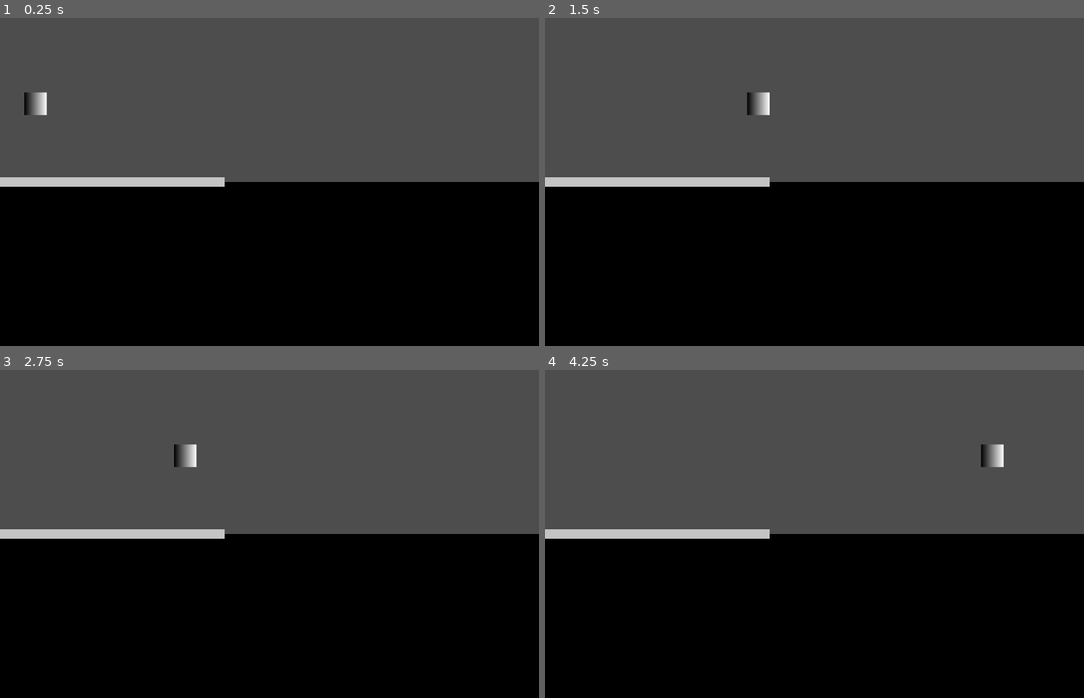
Above: before the commit, frames 1-4 (two rows, left to right).
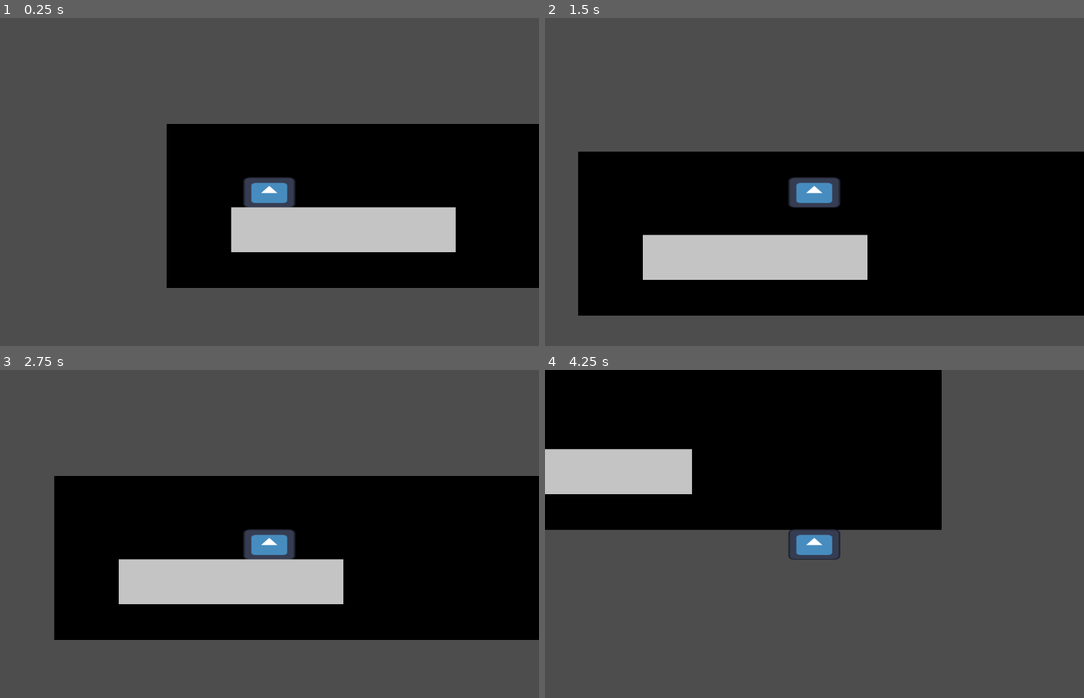
Above: after the commit, the same moments.

Repository: Globs-United/Project
Game: Godot game, scene res://lvl1.tscn
Two runs of this game, one before a commit and one after it. Both use one fixed random seed, a clock stepped at 60 frames per second and the inputs below. Before the commit the project starts from res://node_2d.tscn. The engine's default icon, where the game draws it, is replaced by a stand-in: a white triangle on a blue panel in a dark square.
Inputs:
- Up to frame 1 (0.25 s): no input
- Up to frame 2 (1.5 s): tap Enter at 0.5 s; hold Right (moveRight) from 0.53 s (still down); tap Space (jump, bound only after the commit) at 0.6, 0.77, 1.07, 1.35 s
- Up to frame 3 (2.75 s): tap Space (jump, bound only after the commit) at 1.52, 1.82, 2.1 s; release Right (moveRight) at 2.03 s; hold Left (moveLeft) from 2.03 s (still down)
- Up to frame 4 (4.25 s): release Left (moveLeft) at 2.78 s; hold Right (moveRight) from 2.78 s (still down); tap Space (jump, bound only after the commit) at 2.85, 3.02, 3.32, 3.6, 3.77, 4.07 s

The runs differ from the first frame. In frame 1, 47% of the frame differs, in the area x 0-100%, y 22-100%; in frame 2, 28%; in frame 3, 44%; in frame 4, 87%, in the area x 0-100%, y 0-100%.

Commit message:
fixed player and wall, added organization

Diff:
--- /dev/null
+++ b/lvl1.tscn
@@ -0,0 +1,21 @@
+[gd_scene load_steps=5 format=3 uid="uid://c8cicg3xt0mk8"]
+
+[ext_resource type="Texture2D" uid="uid://ccbim107j7xxo" path="res://sprites/2025_03_29_0iw_Kleki.png" id="1_wg0iv"]
+[ext_resource type="Script" uid="uid://caa25t2cwn6p6" path="res://scripts/bottom.gd" id="2_ok8r0"]
+[ext_resource type="PackedScene" uid="uid://bqao8gba5f2ao" path="res://object_scenes/player.tscn" id="3_audra"]
+[ext_resource type="PackedScene" uid="uid://dgy4yrqbl7mvj" path="res://object_scenes/wall.tscn" id="4_x7kom"]
+
+[node name="Lvl 1" type="Node2D"]
+
+[node name="bottom (temp)" type="Sprite2D" parent="."]
+z_index = -5
+position = Vector2(76, 577)
+texture = ExtResource("1_wg0iv")
+script = ExtResource("2_ok8r0")
+
+[node name="Player" parent="." instance=ExtResource("3_audra")]
+position = Vector2(220, 456)
+
+[node name="Wall" parent="." instance=ExtResource("4_x7kom")]
+position = Vector2(378, 576)
+scale = Vector2(5, 1)
--- /dev/null
+++ b/object_scenes/player.tscn
@@ -0,0 +1,33 @@
+[gd_scene load_steps=5 format=3 uid="uid://bqao8gba5f2ao"]
+
+[ext_resource type="Script" uid="uid://ban3pi4l6d7iy" path="res://scripts/player.gd" id="1_4flbx"]
+[ext_resource type="Texture2D" uid="uid://3bpxaef7r5vt" path="res://icon.svg" id="2_onrkg"]
+
+[sub_resource type="SpriteFrames" id="SpriteFrames_i3pqv"]
+animations = [{
+"frames": [{
+"duration": 1.0,
+"texture": ExtResource("2_onrkg")
+}],
+"loop": true,
+"name": &"test",
+"speed": 5.0
+}]
+
+[sub_resource type="RectangleShape2D" id="RectangleShape2D_sh265"]
+size = Vector2(110, 64)
+
+[node name="Player" type="CharacterBody2D"]
+script = ExtResource("1_4flbx")
+
+[node name="AnimatedSprite2D" type="AnimatedSprite2D" parent="."]
+position = Vector2(-0.499999, 22.5)
+scale = Vector2(0.867188, 0.507813)
+sprite_frames = SubResource("SpriteFrames_i3pqv")
+animation = &"test"
+
+[node name="CollisionShape2D" type="CollisionShape2D" parent="."]
+position = Vector2(0, 22)
+shape = SubResource("RectangleShape2D_sh265")
+
+[node name="Camera2D" type="Camera2D" parent="."]
--- /dev/null
+++ b/object_scenes/wall.tscn
@@ -0,0 +1,19 @@
+[gd_scene load_steps=4 format=3 uid="uid://dgy4yrqbl7mvj"]
+
+[ext_resource type="Texture2D" uid="uid://cw7jv13e5djli" path="res://sprites/grey.png" id="1_xxgf6"]
+[ext_resource type="Script" uid="uid://bo555vpjdrsej" path="res://scripts/wall.gd" id="1_y4f30"]
+
+[sub_resource type="RectangleShape2D" id="RectangleShape2D_y4f30"]
+size = Vector2(96, 96)
+
+[node name="Wall" type="StaticBody2D"]
+script = ExtResource("1_y4f30")
+metadata/_edit_group_ = true
+
+[node name="CollisionShape2D" type="CollisionShape2D" parent="."]
+shape = SubResource("RectangleShape2D_y4f30")
+
+[node name="Grey" type="Sprite2D" parent="."]
+position = Vector2(0, 3.05176e-05)
+scale = Vector2(0.96, 0.96)
+texture = ExtResource("1_xxgf6")
--- /dev/null
+++ b/playerf.gd
@@ -0,0 +1,33 @@
+extends Area2D
+
+@export var speed = 400;
+var velocity = Vector2.ZERO;
+
+var screen_size;
+
+func _ready():
+	screen_size = get_viewport_rect().size
+
+func _process(delta):
+	velocity *= 0;
+	if Input.is_action_pressed("moveRight"):
+		velocity.x += 1
+	if Input.is_action_pressed("moveLeft"):
+		velocity.x -= 1
+	if Input.is_action_pressed("moveDown"):
+		velocity.y += 1
+	if Input.is_action_pressed("moveUp"):
+		velocity.y -= 1
+
+	if velocity.length() > 0:
+		velocity = velocity.normalized() * speed
+
+	position += velocity * delta
+	position = position.clamp(Vector2.ZERO, screen_size)
+"""
+func _physics_process(delta):
+	var collision_info = move_and_collide(velocity * delta)
+	if collision_info:
+		print(1);
+		#velocity = velocity.bounce(collision_info.get_normal())
+"""
--- a/project.godot
+++ b/project.godot
@@ -45,6 +45,11 @@
 , Object(InputEventKey,"resource_local_to_scene":false,"resource_name":"","device":-1,"window_id":0,"alt_pressed":false …(183 unchanged characters)…
 ]
 }
+jump={
+"deadzone": 0.2,
+"events": [Object(InputEventKey,"resource_local_to_scene":false,"resource_name":"","device":0,"window_id":0,"alt_pressed":false,"shift_pressed":false,"ctrl_pressed":false,"meta_pressed":false,"pressed":false,"keycode":0,"physical_keycode":32,"key_label":0,"unicode":0,"location":0,"echo":false,"script":null)
+]
+}
 
 [rendering]
 
--- /dev/null
+++ b/scripts/bottom.gd
@@ -0,0 +1,9 @@
+extends Sprite2D
+
+var screen_size;
+
+func _ready():
+	screen_size = get_viewport_rect().size
+
+	position = Vector2(screen_size.x / 2, screen_size.y * 3 / 4);
+	scale    = Vector2(screen_size.x / 100, screen_size.y / 200);
--- /dev/null
+++ b/scripts/player.gd
@@ -0,0 +1,62 @@
+extends CharacterBody2D
+
+const SPEED = 300.0
+const JUMP_VELOCITY = -500.0
+var gravity = ProjectSettings.get_setting("physics/2d/default_gravity")
+var jump_check = false
+var playerstate = "idle"
+	#idle, run, jump
+
+
+#I said screw it and ripped code from my previous game jam since it didn't autofill to something like this, like I what occurred last time
+
+func _physics_process(delta: float) -> void:
+
+	# Add the gravity.  (+update is_in_air)
+	if not is_on_floor():
+		velocity += get_gravity() * delta
+		#falling?
+		if velocity.y < 0:
+			playerstate = "jump"
+
+	# Handle jump.
+	if Input.is_action_just_pressed("jump") and is_on_floor():
+		velocity.y = JUMP_VELOCITY
+		playerstate = "jump"
+
+	#dynamic jump, only letting occur once due to spamming == flying
+	if Input.is_action_just_released("jump") and velocity.y < 0:
+		if not jump_check:
+			velocity.y = JUMP_VELOCITY / 2
+		jump_check = true
+
+
+	if is_on_floor() and velocity.x < 0:
+		$AnimatedSprite2D.flip_h = true
+		playerstate = "run"
+	elif is_on_floor() and velocity.x > 0:
+		$AnimatedSprite2D.flip_h = false
+		playerstate = "run"
+	else:
+		velocity.x = move_toward(velocity.x, 0, SPEED / 2)
+
+	if velocity.x == 0 and velocity.y == 0:
+		playerstate = "idle"
+
+	# Get the input direction and handle the movement/deceleration.
+	# As good practice, you should replace UI actions with custom gameplay actions.
+	var direction := Input.get_axis("moveLeft", "moveRight")
+
+	if direction:
+		velocity.x = direction * SPEED
+	else:
+		velocity.x = move_toward(velocity.x, 0, SPEED)
+
+	playeranim()
+	move_and_slide()
+
+func playeranim():
+	if playerstate == "idle":
+		$AnimatedSprite2D.play("test")
+	#elif playerstate == "":
+	#	$AnimatedSprite2D.play("")
--- /dev/null
+++ b/scripts/wall.gd
@@ -0,0 +1,9 @@
+extends StaticBody2D
+
+var screen_size;
+
+func _ready():
+	screen_size = get_viewport_rect().size
+
+	position *= screen_size.y / 700;
+	scale    *= screen_size.y / 700;
Not shown, added: playerf.gd.uid
Not shown, added: scripts/bottom.gd.uid
Not shown, added: scripts/player.gd.uid
Not shown, added: scripts/wall.gd.uid
Binary file added: sprites/2025_03_29_0iw_Kleki.png
Not shown, added: sprites/2025_03_29_0iw_Kleki.png.import
Binary file added: sprites/grey.png
Not shown, added: sprites/grey.png.import
